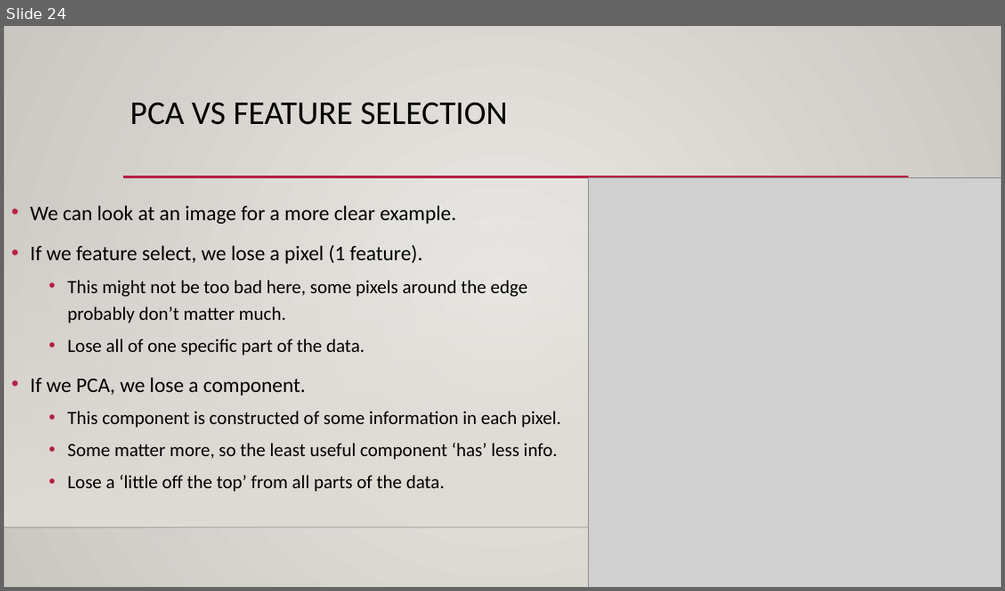
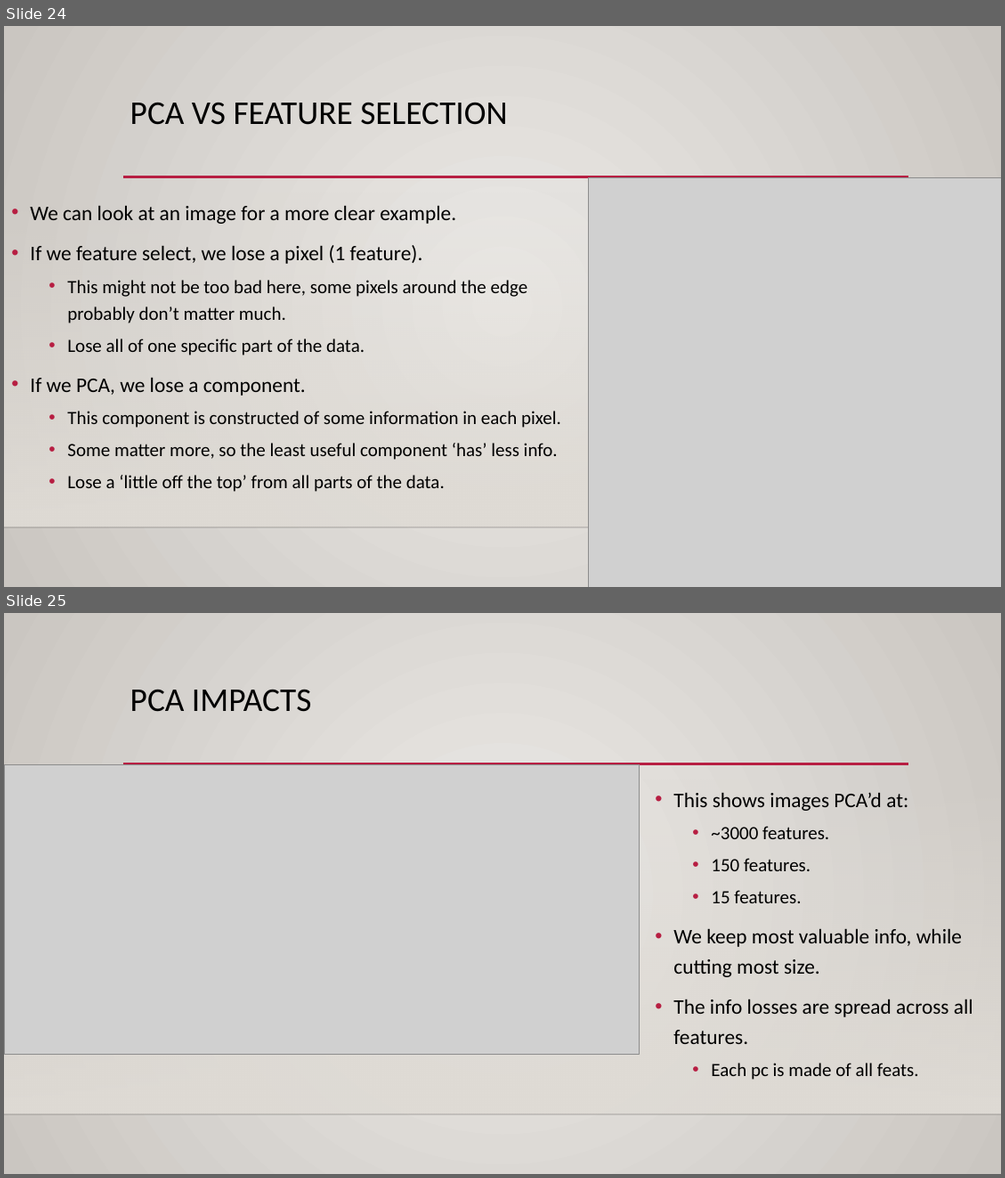
Before and after one commit to AkeemSemperDataScience/Intro_to_Machine_Learning_Students, a slide deck: reference_content/Slides/PCA.pptx. Shown one above the other, each under a label of ours: slide 24 before the commit, slides 24 and 25 after it. The pictures are 1005x591 and 1005x1178 pixels, drawn with LibreOffice and Linux fonts; fonts in the diff are those of the drawing; grey boxes stand for pictures; background and template pictures are left out. Boxes give left, top, right and bottom in pixels: in the first picture for what was removed or moved away, otherwise in the second. Text is boxed around its words. In the diff, an @@ line names an element or a change of style, - is before the commit and + after.

```diff
--- a/reference_content/Slides/PCA.pptx
+++ b/reference_content/Slides/PCA.pptx
@@ slide 25 added at box(4, 613, 1001, 1174), background gradient #ECEAE7 to #CAC7C1; not listed: 3 template elements that a slide beside it also shows @@
@@ title added at box(130, 689, 312, 712), 32 pt, text #000000 @@
+PCA IMPACTS
@@ picture added at box(4, 765, 639, 1054) @@
@@ text added at box(673, 792, 973, 1079), 20 pt, text #000000 @@
+• This shows images PCA’d at:
+  • ~3000 features.
+  • 150 features.
+  • 15 features.
+• We keep most valuable info, while cutting most size.
+• The info losses are spread across all features.
+  • Each pc is made of all feats.
```
Also in this commit, not shown: 1 slide changed.
